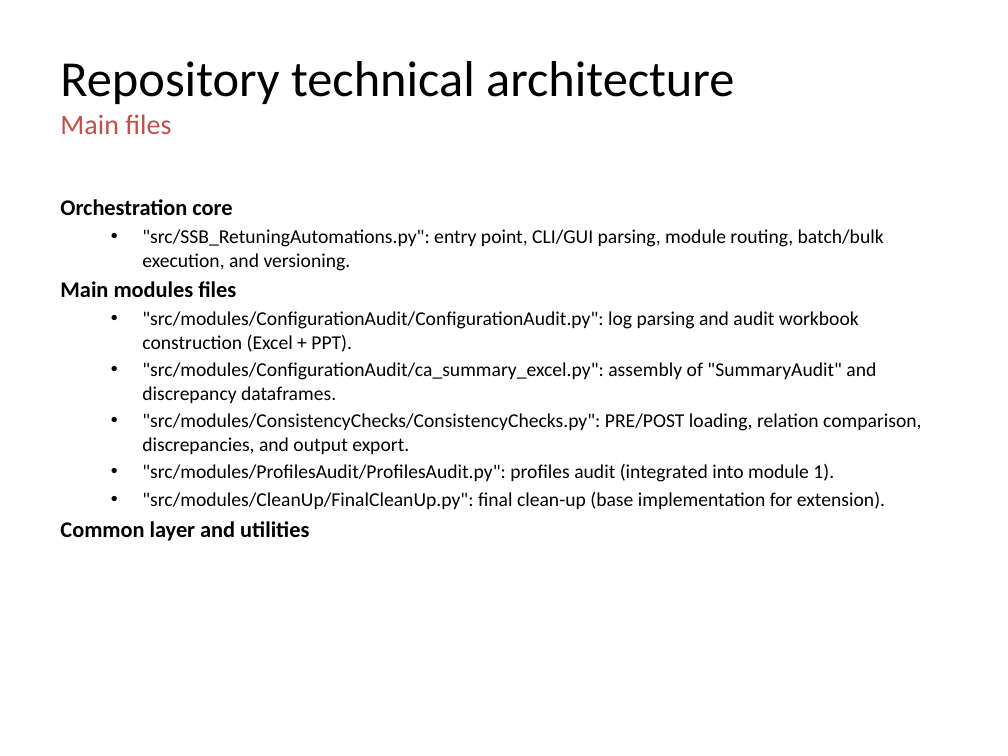
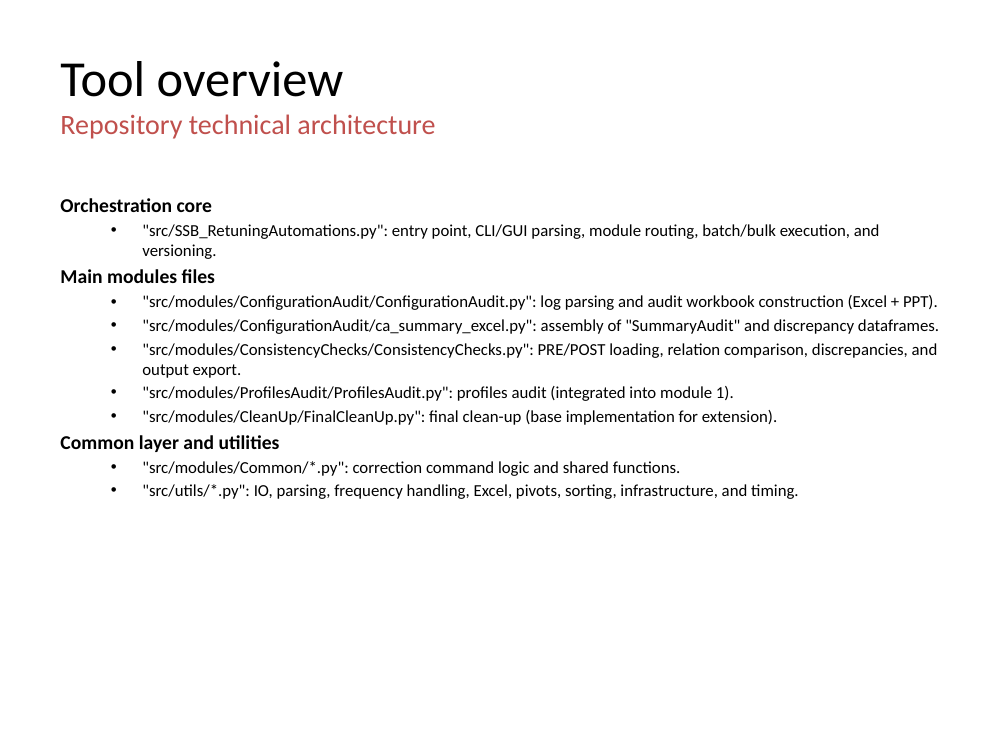
Before and after one commit to jaimetur/SSB_RetuningAutomations, a slide deck: slide 9 of help/User-Guide-SSB-Retuning-Automations-v0.7.4.pptx. Drawn at 1008x756 pixels with LibreOffice and Linux fonts; fonts in the diff are those of the drawing; background and template pictures are left out. Boxes give left, top, right and bottom in pixels: in the first picture for what was removed or moved away, otherwise in the second. Text is boxed around its words. In the diff, an @@ line names an element or a change of style, - is before the commit and + after.

Commit message:
- Updated Technical User Guide - Refactored tools module names

```diff
--- a/help/User-Guide-SSB-Retuning-Automations-v0.7.4.pptx
+++ b/help/User-Guide-SSB-Retuning-Automations-v0.7.4.pptx
@@ title at (x1=60, y1=61, x2=344, y2=97): paragraph added @@
+Tool overview
@@ title at (x1=60, y1=114, x2=171, y2=134): paragraph removed @@
-Main files
@@ title at (x1=60, y1=114, x2=435, y2=139): size 36 to 20 pt, text colour #000000 to #C0504D in "Repository technical architecture" @@
@@ text at (x1=60, y1=198, x2=939, y2=452): size 16 to 14 pt in "Orchestration core", "Main modules files", "Common layer and utilities"; size 14 to 12 pt in ""src/SSB_RetuningAutomations.py": entry point, CLI/GUI parsi ...", ""src/modules/ConfigurationAudit/ConfigurationAudit.py": log  ...", ""src/modules/ConfigurationAudit/ca_summary_excel.py": assemb ...", ""src/modules/ConsistencyChecks/ConsistencyChecks.py": PRE/PO ..." and 2 more places; indent changed @@
@@ text at (x1=142, y1=461, x2=799, y2=499): paragraphs added @@
+  • "src/modules/Common/*.py": correction command logic and shared functions.
+  • "src/utils/*.py": IO, parsing, frequency handling, Excel, pivots, sorting, infrastructure, and timing.
```
Also in this commit, not shown: 55 other slides changed, 8 slides removed, 11 other files.
